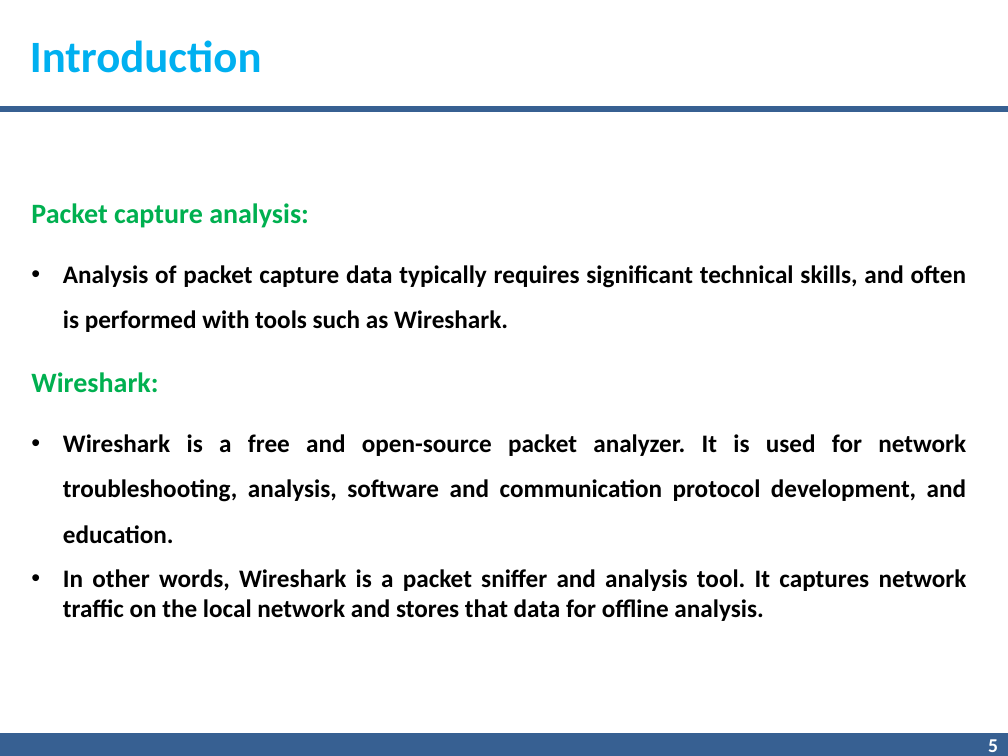
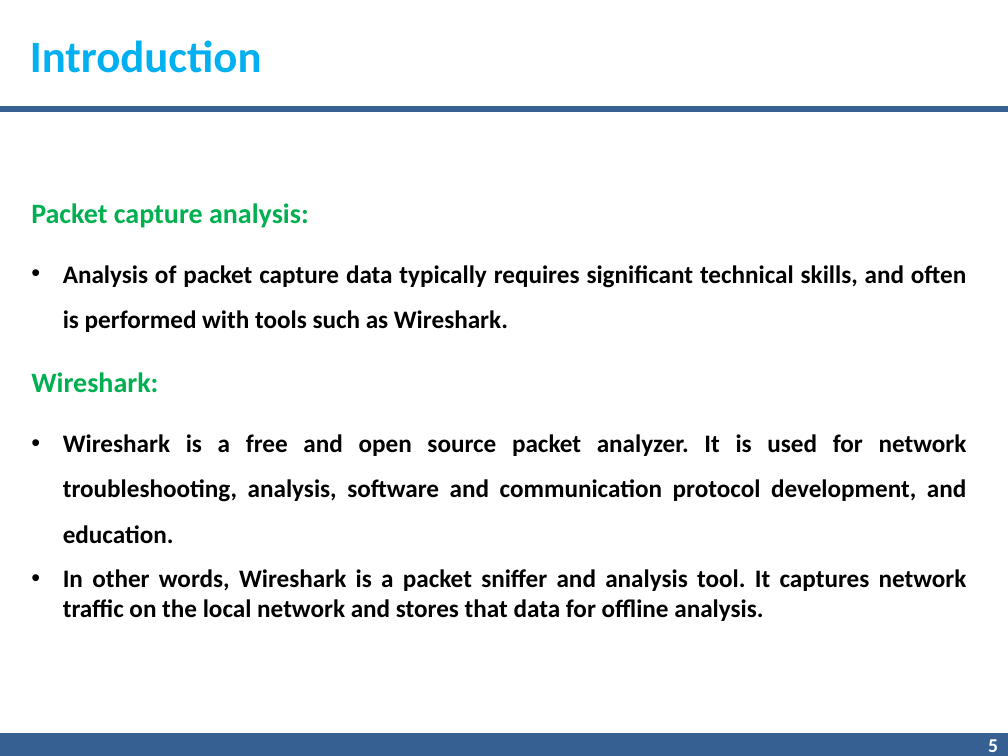
Before and after one commit to gnnain/Pcap_Reader, a slide deck: slide 5 of 7.pptx. Drawn at 1008x756 pixels with LibreOffice and Linux fonts; fonts in the diff are those of the drawing; background and template pictures are left out. Boxes give left, top, right and bottom in pixels: in the first picture for what was removed or moved away, otherwise in the second. Text is boxed around its words. In the diff, an @@ line names an element or a change of style, - is before the commit and + after.

```diff
--- a/7.pptx
+++ b/7.pptx
@@ text at bbox=[63, 434, 967, 544]: text changed @@
-• Wireshark is a free and open-source packet analyzer. It is used for network troubleshooting, analysis, software and communication protocol development, and education.
+• Wireshark is a free and open source packet analyzer. It is used for network troubleshooting, analysis, software and communication protocol development, and education.
```
Also in this commit, not shown: 12 other slides changed, 2 slides added, 2 slides removed, 2 other files.
